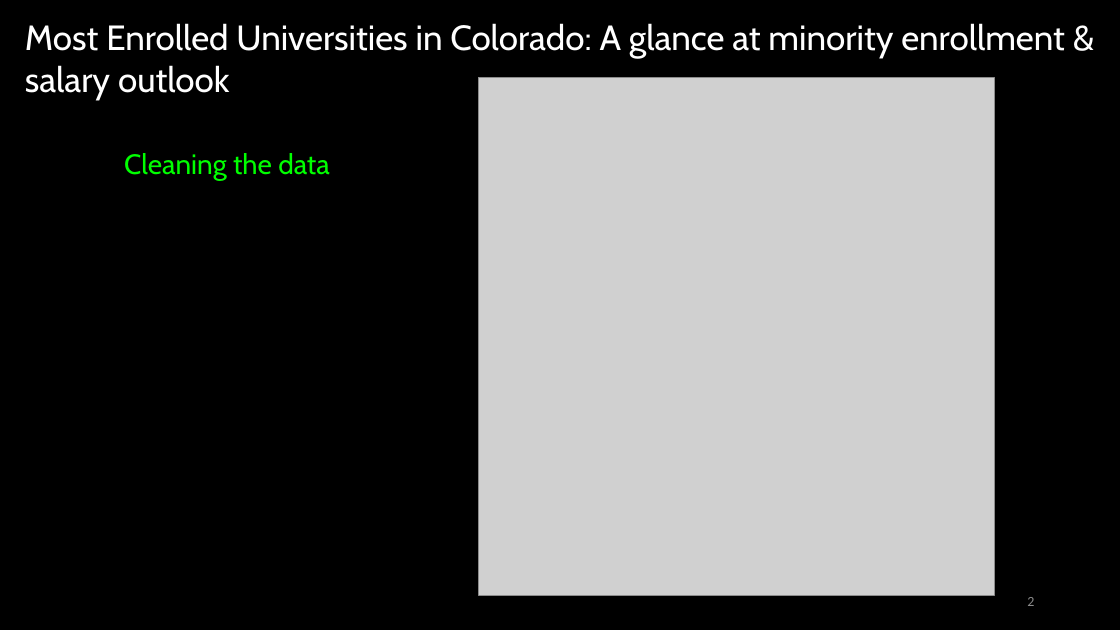
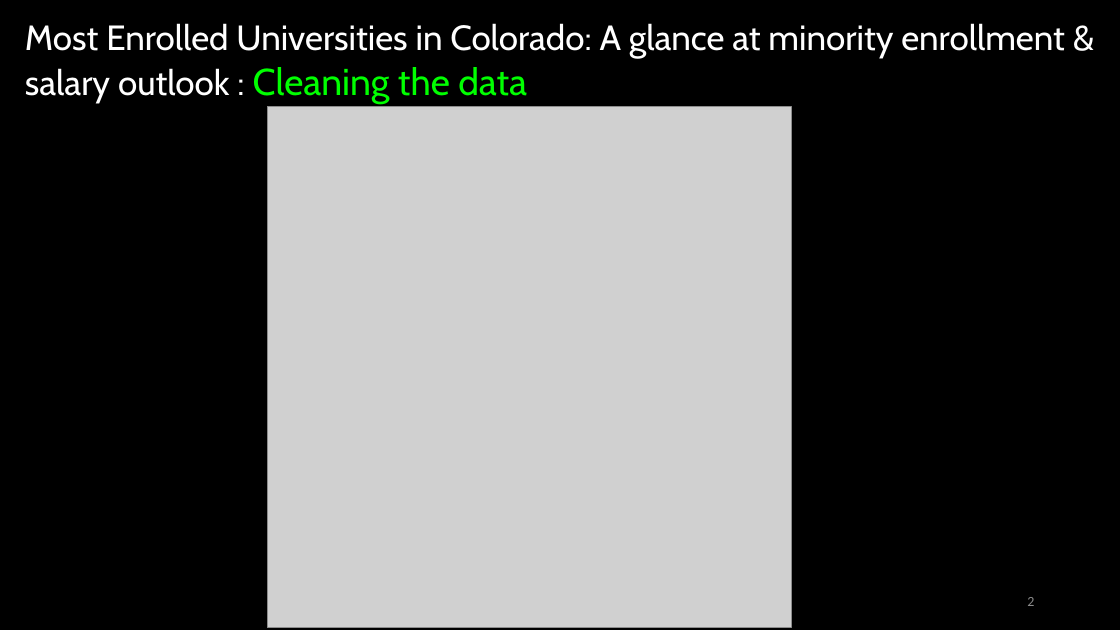
Before and after one commit to pmlnado/Rproj_final, a slide deck: slide 2 of R_FINAL_PPT.pptx. Drawn at 1120x630 pixels with LibreOffice and Linux fonts; fonts in the diff are those of the drawing; grey boxes stand for pictures. Boxes give left, top, right and bottom in pixels: in the first picture for what was removed or moved away, otherwise in the second. Text is boxed around its words. In the diff, an @@ line names an element or a change of style, - is before the commit and + after.

Commit message:
edited ppt_2_naly

```diff
--- a/R_FINAL_PPT.pptx
+++ b/R_FINAL_PPT.pptx
@@ text at [25,23,1065,103]: text changed @@
-Most Enrolled Universities in Colorado: A glance at minority enrollment & salary outlook
+Most Enrolled Universities in Colorado: A glance at minority enrollment & salary outlook : Cleaning the data
@@ picture: place and size @@
-picture at [479,77,995,595]
+picture at [267,107,791,628]
@@ text removed at [124,153,330,181] @@
-Cleaning the data
```
